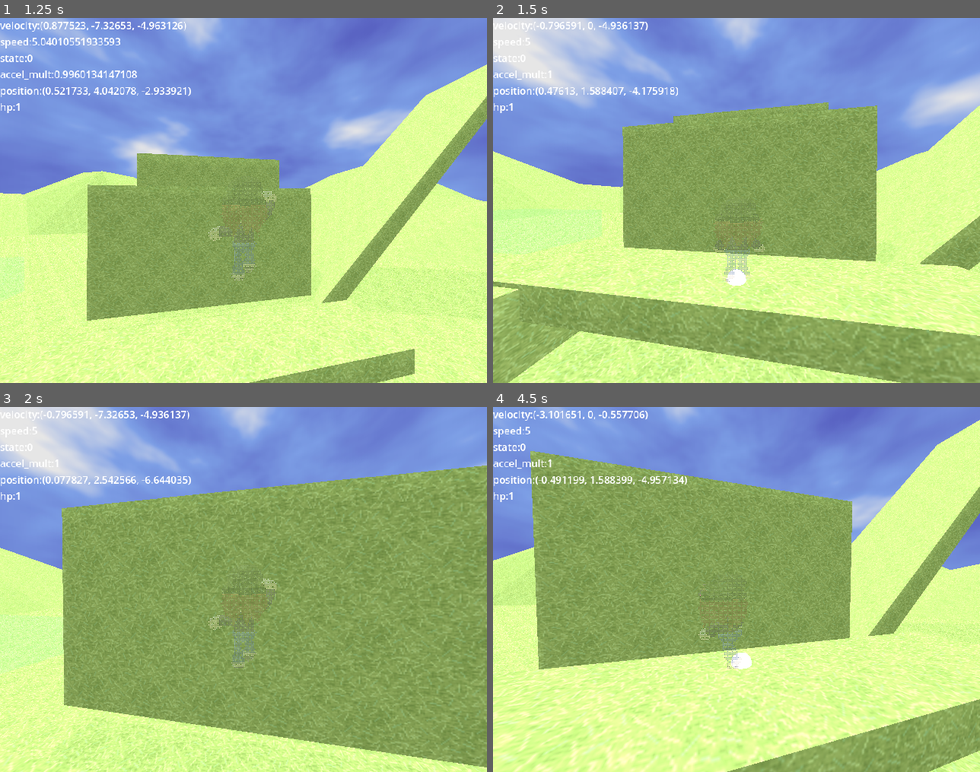
Above: before the commit, frames 1-4 (two rows, left to right).
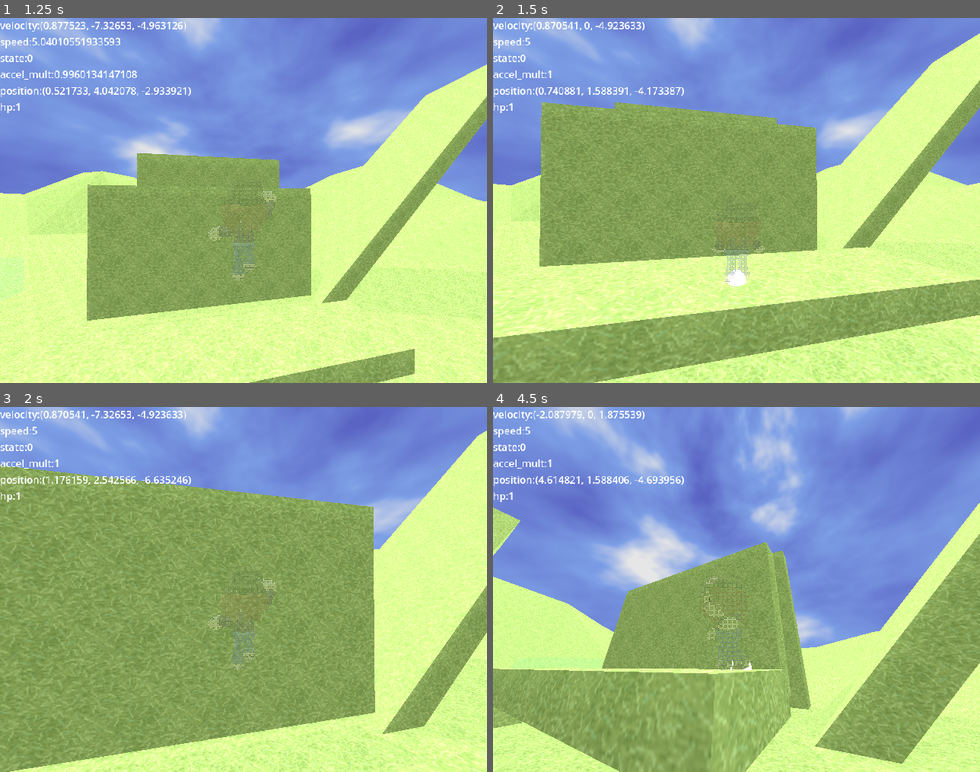
Above: after the commit, the same moments.

Repository: imawormeater/sorakaiquest
Game: Godot game, scene res://scenes/scenes/app.tscn
Same seed, same stepped clock (60 frames per second), same inputs: the game is played once before the commit and once after it. Video files are missing from this copy of the repository; at most half a second of black plays in their place.
Inputs (mouse positions are in pixels of both pictures, inside the frame that each line leads up to):
- Up to frame 1 (1.25 s): move the mouse to (267, 200) at 0.52 s; hold W (movement_up) from 0.53 s (still down); right-click (267, 200) at 0.6 s; tap Space (movement_jump) at 0.77 s
- Up to frame 2 (1.5 s): keep holding W (movement_up); move the mouse to (712, 200) at 1.27 s; tap Shift (movement_action) at 1.35 s
- Up to frame 3 (2 s): keep holding W (movement_up); tap Space (movement_jump) at 1.52 s; right-click (219, 589) at 1.55 s
- Up to frame 4 (4.5 s): move the mouse to (746, 582) at 2.02 s; tap Mouse wheel down (mw_down) at 2.1 s; right-click (746, 582) at 2.3 s; move the mouse to (731, 596) at 2.77 s; tap Mouse wheel up (mw_up) at 2.85 s; tap Space (movement_jump) at 3.02, 3.77 s; right-click (731, 596) at 3.05 s; move the mouse to (775, 593) at 3.52 s; right-click (775, 593) at 3.6 s; tap Escape (ui_cancel) at 4.15 s; move the mouse to (590, 534) at 4.27 s; release W (movement_up) at 4.28 s; hold A (movement_left) from 4.28 s (still down); right-click (590, 534) at 4.35 s

Frame 1 is identical in both runs. In frame 2, 53% of the frame differs, in the area x 0-100%, y 0-100%; in frame 3, 47%; in frame 4, 70%.

Commit message:
cameraunlock rightmouseclick

Diff:
--- a/project.godot
+++ b/project.godot
@@ -73,6 +73,12 @@
 "events": [Object(InputEventKey,"resource_local_to_scene":false,"resource_name":"","device":-1,"window_id":0,"alt_press …(182 unchanged characters)…
 ]
 }
+camera_unlock={
+"deadzone": 0.5,
+"events": [Object(InputEventMouseButton,"resource_local_to_scene":false,"resource_name":"","device":-1,"window_id":0,"alt_pressed":false,"shift_pressed":false,"ctrl_pressed":false,"meta_pressed":false,"button_mask":2,"position":Vector2(248, 28),"global_position":Vector2(252, 69),"factor":1.0,"button_index":2,"canceled":false,"pressed":true,"double_click":false,"script":null)
+, Object(InputEventKey,"resource_local_to_scene":false,"resource_name":"","device":-1,"window_id":0,"alt_pressed":false,"shift_pressed":false,"ctrl_pressed":false,"meta_pressed":false,"pressed":false,"keycode":0,"physical_keycode":4194305,"key_label":0,"unicode":0,"echo":false,"script":null)
+]
+}
 
 [physics]
 
--- a/scripts/player_sorakai.gd
+++ b/scripts/player_sorakai.gd
@@ -105,7 +105,7 @@
 	else:
 		visual.visible = true
 
-	if Input.is_action_just_pressed('ui_cancel'):
+	if Input.is_action_just_pressed('camera_unlock'):
 		if Input.mouse_mode == Input.MOUSE_MODE_CAPTURED:
 			Input.mouse_mode = Input.MOUSE_MODE_VISIBLE
 		else:
Not shown, changed: export_presets.cfg
